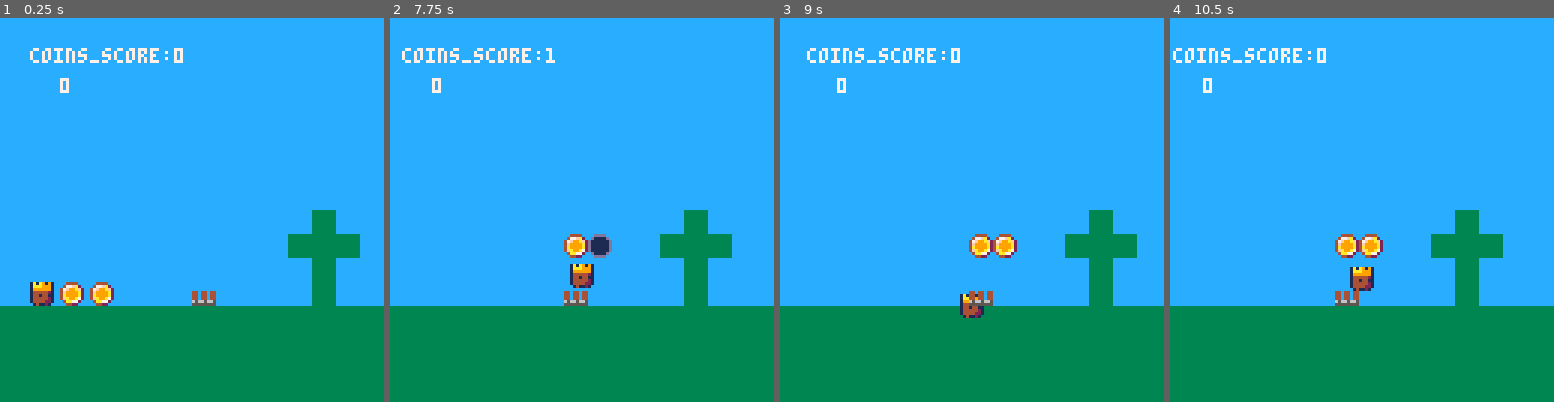
Above: before the commit, frames 1-4 (left to right).
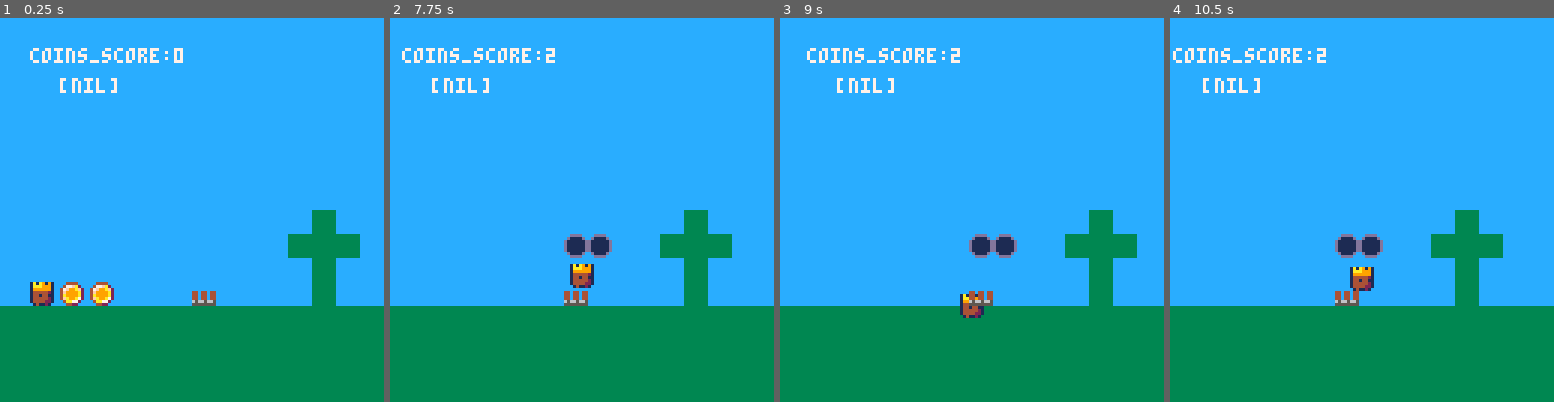
Above: after the commit, the same moments.

Repository: shen-sat/kingdom
Game: PICO-8 cartridge kingdom.p8
Two runs of this game, one before a commit and one after it. Both use one fixed random seed, a clock stepped at 60 frames per second and the inputs below.
Inputs:
- Up to frame 1 (0.25 s): no input
- Up to frame 2 (7.75 s): tap X (X key) at 0.33, 1.07, 1.85, 2.97, 4.08, 5.2, 6.32, 7.43 s; hold Right 1.6-2.1 s; hold Up 2.15-2.42 s; hold Right 2.47-3.03 s; hold Left 3.08-3.58 s; hold Down 3.63-3.97 s; hold Right 4.02-4.68 s; hold Up 4.73-5.03 s; hold Left 5.08-5.68 s; hold Down 5.73-6.03 s; hold Right 6.08-6.58 s; hold Right 6.63-7.13 s; hold Up 7.18-7.45 s; hold Right from 7.5 s (still down)
- Up to frame 3 (9 s): release Right at 8.07 s; hold Left 8.12-8.62 s; tap X (X key) at 8.55 s; hold Down from 8.67 s (still down)
- Up to frame 4 (10.5 s): release Down at 9 s; hold Right 9.05-9.72 s; tap X (X key) at 9.67 s; hold Up 9.77-10.07 s; hold Left from 10.12 s (still down)

The runs differ from the first frame. In frame 1, 0.2% of the frame differs, in the area x 17-31%, y 15-20%; in frame 2, 0.6%; in frame 3, 0.9%, in the area x 16-62%, y 8-63%; in frame 4, 0.9%.

Commit message:
Finish buying ability and finalise camp_fire object [MILESTONE]

Diff:
--- a/kingdom.p8
+++ b/kingdom.p8
@@ -17,7 +17,10 @@
   map_end_x = 256
   coin_score = 0
   coins = {}
-  purchase_time = 1
+  buy_time = 1
+  buyable_items = {}
+  button_pressed = false
+  button_pressed_counter = 0
 
   player = {
    sprite = 0,
@@ -36,21 +39,30 @@
   add(coins,second_coin)
 
   camp_fire = {
-   sprite = 6,
+   sprites = {6,7},
+   sprite_index = 1,
+   sprite = function(self)
+    return self.sprites[self.sprite_index]
+   end,
+   sprite_upgrade = function(self)
+    self.sprite_index += 1
+   end,
    x = 64,
    y = ground_y - 8,
    width = 8,
    height = 8,
-   purchased = false,
+   is_bought = false,
+   reset_cost = function(self)
+    self.cost.spent = 0
+    self.cost.buy_time = 0
+   end,
    cost = {
-    sprite = 8,
-    x = 64,
-    y = ground_y - 8 - 16,
     value = 2,
     spent = 0,
-    purchase_time = 0
+    buy_time = 0
    }
   }
+  add(buyable_items,camp_fire)
 
   cam = {
    x = 0,
@@ -80,21 +92,22 @@
   end
  end
 
- if is_overlapping(player, camp_fire) and btnp(5) then
-
-  if camp_fire.cost.spent < camp_fire.cost.value then
-   if coin_score > 0 then
-    coin_score -= 1
-    camp_fire.cost.spent += 1
-    -- camp_fire.cost.sprite = 5
-   end
-  elseif not camp_fire.purchased then
-   camp_fire.cost.purchase_time += (1/3)
-   if camp_fire.cost.purchase_time >= purchase_time then
-    camp_fire.purchased = true
-    camp_fire.sprite = 7
-   end
-  end
+ if btn(5) then
+  button_pressed = true
+  for b in all(buyable_items) do
+   check_overlap_and_buy_item(b)
+  end
+ else
+  button_pressed = false
+  for b in all(buyable_items) do
+   check_overlap_and_reset_item_cost(b)
+  end
+ end
+
+ if button_pressed then
+  button_pressed_counter += 1
+ else
+  button_pressed_counter = 0
  end
 
 end
@@ -105,29 +118,59 @@
  cls()
  map(0,0)
  print('coins_score:'..coin_score, 10, 10, 7)
- print(camp_fire.cost.purchase_time, 20, 20, 7)
+ print(counter, 20, 20, 7)
  for cst in all(cost_icons) do
   spr(cst.sprite,cst.x,cst.y)
  end
  spr(player.sprite,player.x,player.y)
- spr(camp_fire.sprite,camp_fire.x,camp_fire.y)
-
- if is_overlapping(player, camp_fire) and not camp_fire.purchased then
-  local adjust = 0
-  local spent = camp_fire.cost.spent
-  local remaining = camp_fire.cost.value - camp_fire.cost.spent
-  for n=0,spent - 1 do
-   spr(5,camp_fire.cost.x + adjust,camp_fire.cost.y)
-   adjust+=8
-  end
-  for n=0,remaining - 1 do
-   spr(8,camp_fire.cost.x + adjust,camp_fire.cost.y)
-   adjust+=8
+ spr(camp_fire:sprite(),camp_fire.x,camp_fire.y)
+
+ for item in all(buyable_items) do
+  if is_overlapping(player,item) and not item.is_bought then
+   draw_cost(item)
   end
  end
 
  for c in all(coins) do
   spr(c.sprite,c.x,c.y)
+ end
+end
+
+function check_overlap_and_reset_item_cost(item)
+ if is_overlapping(player, item) and not item.is_bought then
+  coin_score += item.cost.spent
+  item:reset_cost()
+ end
+end
+
+function check_overlap_and_buy_item(item)
+ if is_overlapping(player, item) and (button_pressed_counter % 10 == 0) then
+  if item.cost.spent < item.cost.value then
+   if coin_score > 0 then
+    coin_score -= 1
+    item.cost.spent += 1
+   end
+  elseif not item.is_bought then
+   item.cost.buy_time += 1/2
+   if item.cost.buy_time >= buy_time then
+    item.is_bought = true
+    item:sprite_upgrade()
+   end
+  end
+ end
+end
+
+function draw_cost(item)
+ local adjust = 0
+ local spent = item.cost.spent
+ local remaining = item.cost.value - item.cost.spent
+ for n=0,spent - 1 do
+  spr(5,item.x + adjust,item.y - 16)
+  adjust+=8
+ end
+ for n=0,remaining - 1 do
+  spr(8,item.x + adjust,item.y - 16)
+  adjust+=8
  end
 end
 
